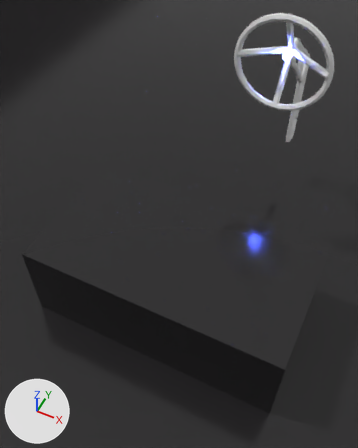
Renders of the Blender file section 5/animated lamp.blend from each side of a commit.
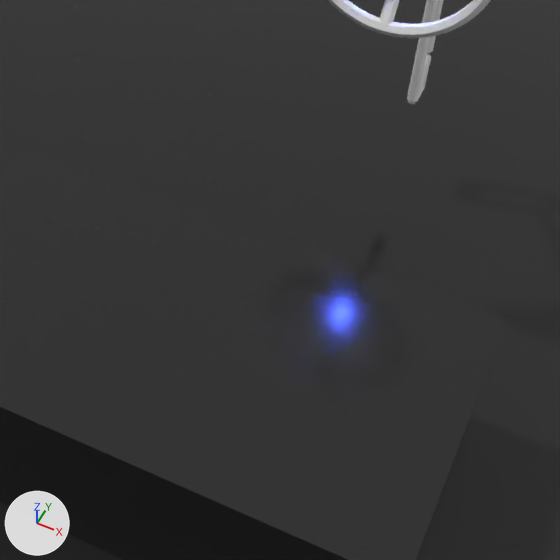
Old and new are each drawn from a camera (50 mm lens) standing at (2.5, -4.97, 4.36) and looking at (0.6, -1.17, -0.39) and again close up on the part from 26% to 100% of the width and 21% to 80% of the height. Arrows for +X, +Y and +Z are at lower left; the lights stay in place.

The first close-up shows 'Backdrop', 'Bench', 'Lamp'.
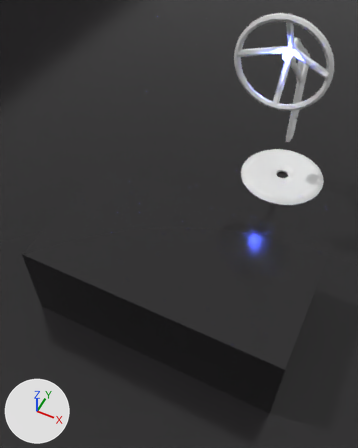
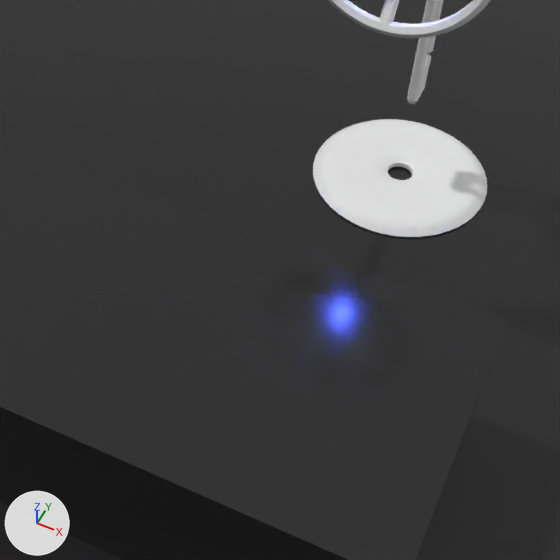
Commit message: Sec 5 115 using curves to generate geometry

What changed in the scene script:
```text
Add cu_beziercircle_001:
    cu_beziercircle_001 = bpy.data.curves.new('BezierCircle.001', 'CURVE')
    cu_beziercircle_001.dimensions = '3D'
    _sp = cu_beziercircle_001.splines.new('BEZIER'); _sp.bezier_points.add(3)
    _sp.bezier_points.foreach_set('co', [-1.0, 0.0, 0.0, 0.0, 1.0, 0.0, 1.0, 0.0, 0.0, 0.0, -1.0, 0.0])
    _sp.bezier_points.foreach_set('handle_left', [-1.0, -0.552, 0.0, -0.552, 1.0, 0.0, 1.0, 0.552, 0.0, 0.552, -1.0, 0.0])
    _sp.bezier_points.foreach_set('handle_right', [-1.0, 0.552, 0.0, 0.552, 1.0, 0.0, 1.0, -0.552, 0.0, -0.552, -1.0, 0.0])
    for _p, _l, _r in zip(_sp.bezier_points, ['AUTO', 'AUTO', 'AUTO', 'AUTO'], ['AUTO', 'AUTO', 'AUTO', 'AUTO']): _p.handle_left_type = _l; _p.handle_right_type = _r
    _sp.order_u = 0
    _sp.order_v = 0
    _sp.use_cyclic_u = True
    cu_beziercircle_001.use_path = True
    cu_beziercircle_001.use_path_clamp = True
    cu_beziercircle_001.bevel_mode = 'OBJECT'
    cu_beziercircle_001.fill_mode = 'FULL'
    cu_beziercircle_001.bevel_object = ob_profile_curve_001
Add cu_beziercurve_001:
    cu_beziercurve_001 = bpy.data.curves.new('BezierCurve.001', 'CURVE')
    cu_beziercurve_001.dimensions = '3D'
    _sp = cu_beziercurve_001.splines.new('BEZIER'); _sp.bezier_points.add(2)
    _sp.bezier_points.foreach_set('co', [-0.102, 0.215, 0.0, 1.592, 0.386, 0.0, 1.698, 0.215, 0.0])
    _sp.bezier_points.foreach_set('handle_left', [-0.207, 0.11, 0.0, 0.183, 0.4, 0.0, 1.701, 0.415, 0.0])
    _sp.bezier_points.foreach_set('handle_right', [0.198, 0.515, 0.0, 1.692, 0.286, 0.0, 1.696, 0.0447, 0.0])
    for _p, _l, _r in zip(_sp.bezier_points, ['ALIGNED', 'FREE', 'ALIGNED'], ['ALIGNED', 'FREE', 'ALIGNED']): _p.handle_left_type = _l; _p.handle_right_type = _r
    _sp.order_u = 0
    _sp.order_v = 0
    cu_beziercurve_001.use_path = True
    cu_beziercurve_001.use_path_clamp = True
    cu_beziercurve_001.bevel_resolution = 6
    cu_beziercurve_001.fill_mode = 'FULL'
Add ob_base__path__001:
    ob_base__path__001 = bpy.data.objects.new('Base (Path).001', cu_beziercircle_001)
    ob_base__path__001.location = (1.569, -0.152, -0.044)
    ob_base__path__001.scale = (0.5, 0.5, 0.5)
Add ob_profile_curve_001:
    ob_profile_curve_001 = bpy.data.objects.new('Profile Curve.001', cu_beziercurve_001)
    ob_profile_curve_001.location = (0.751, -0.807, 0.0)
    ob_profile_curve_001.scale = (0.5, 0.5, 0.5)
```

Where the change shows, as pixel boxes (x1, y1, x2, y2) in the close-ups (560 x 560 px):
'Base (Path).001', added: after (313, 119, 487, 237)
